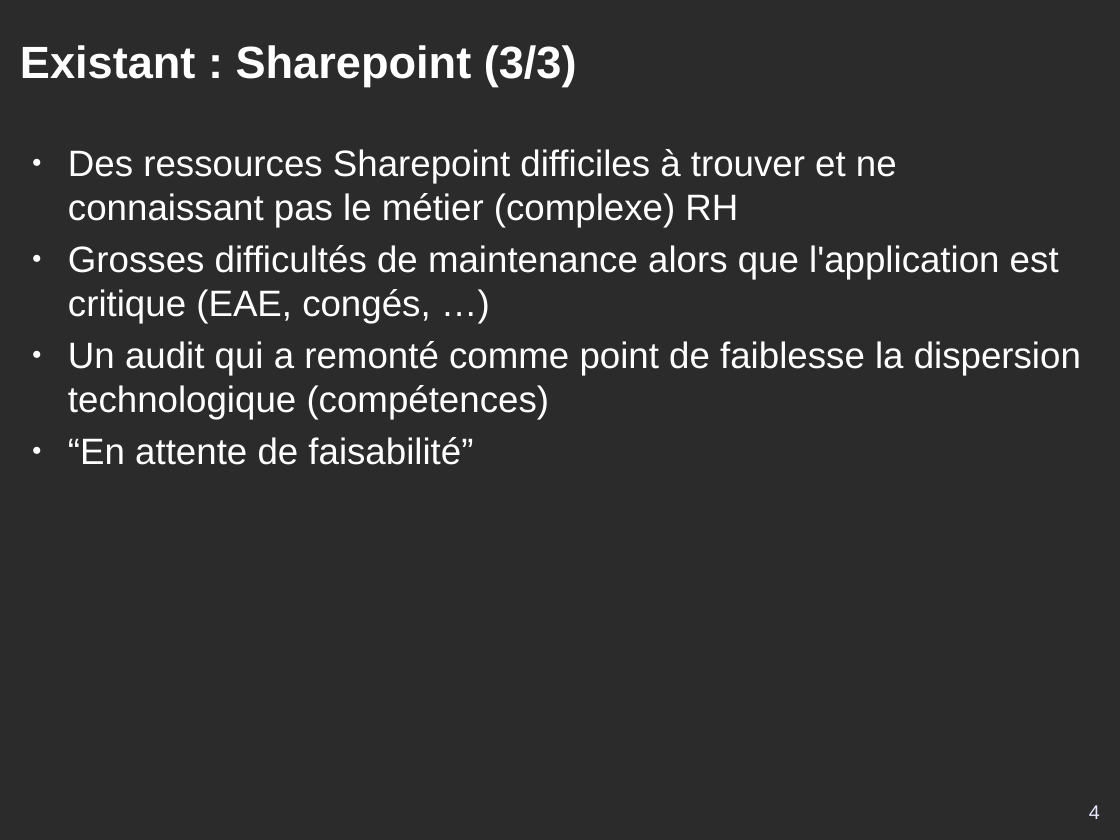
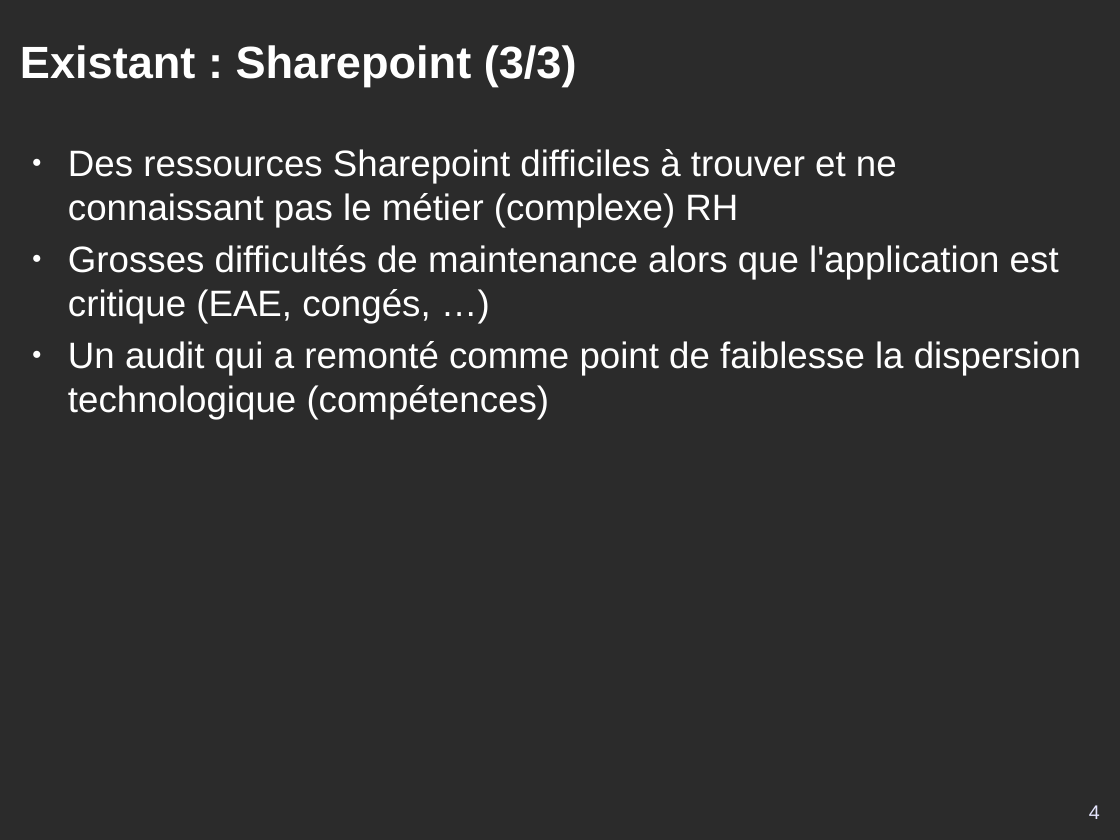
Before and after one commit to DSI-Ville-Noumea/sirh-kiosque-j2ee-old, a slide deck: slide 4 of src/site/resources/Kiosque_RH_J2EE_11021.odp. Drawn at 1120x840 pixels with LibreOffice and Linux fonts; fonts in the diff are those of the drawing; background and template pictures are left out; a plain dark background stands for a picture behind light text. Boxes give left, top, right and bottom in pixels: in the first picture for what was removed or moved away, otherwise in the second. Text is boxed around its words. In the diff, an @@ line names an element or a change of style, - is before the commit and + after.

```diff
--- a/src/site/resources/Kiosque_RH_J2EE_11021.odp
+++ b/src/site/resources/Kiosque_RH_J2EE_11021.odp
@@ text at [68, 437, 473, 465]: paragraph removed @@
-● “En attente de faisabilité”
```
Also in this commit, not shown: 10 other slides changed.
